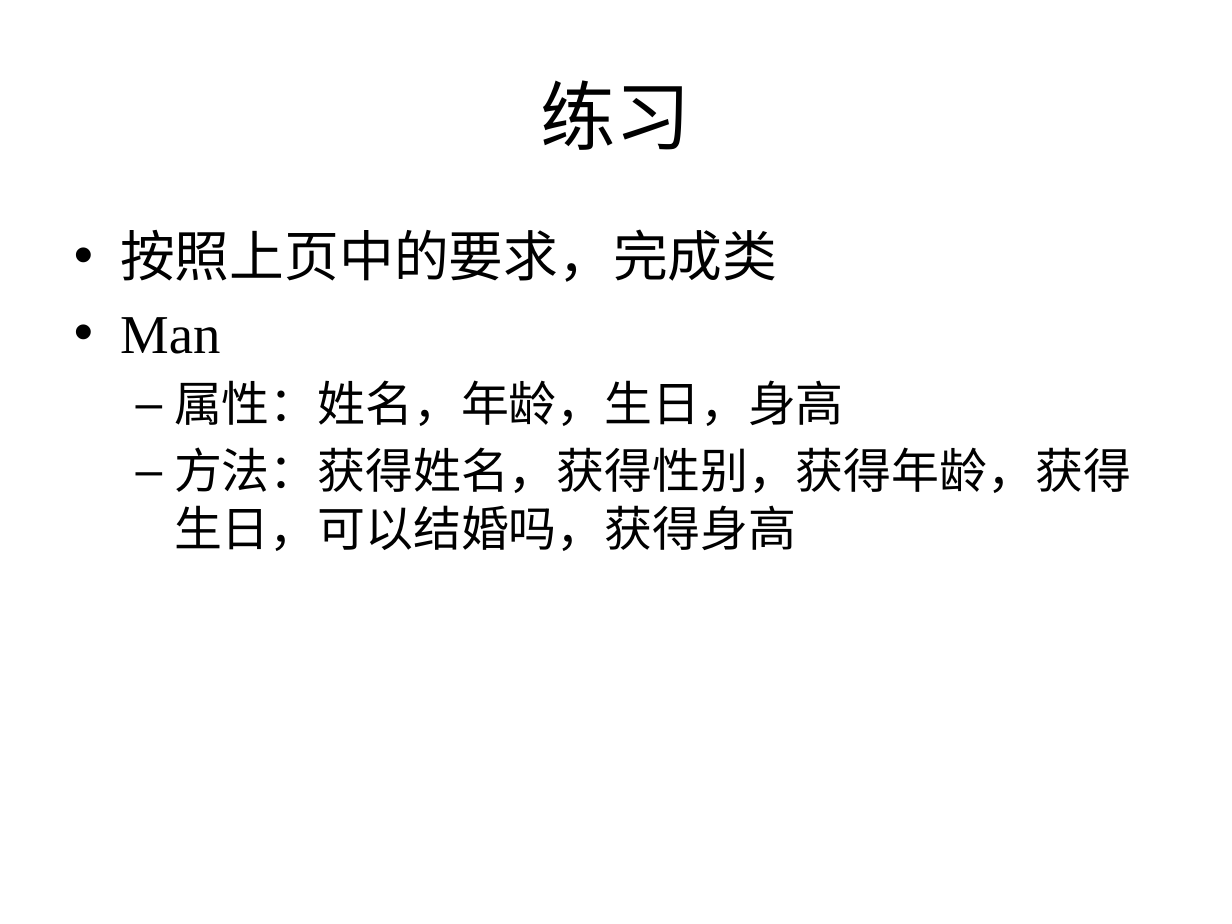
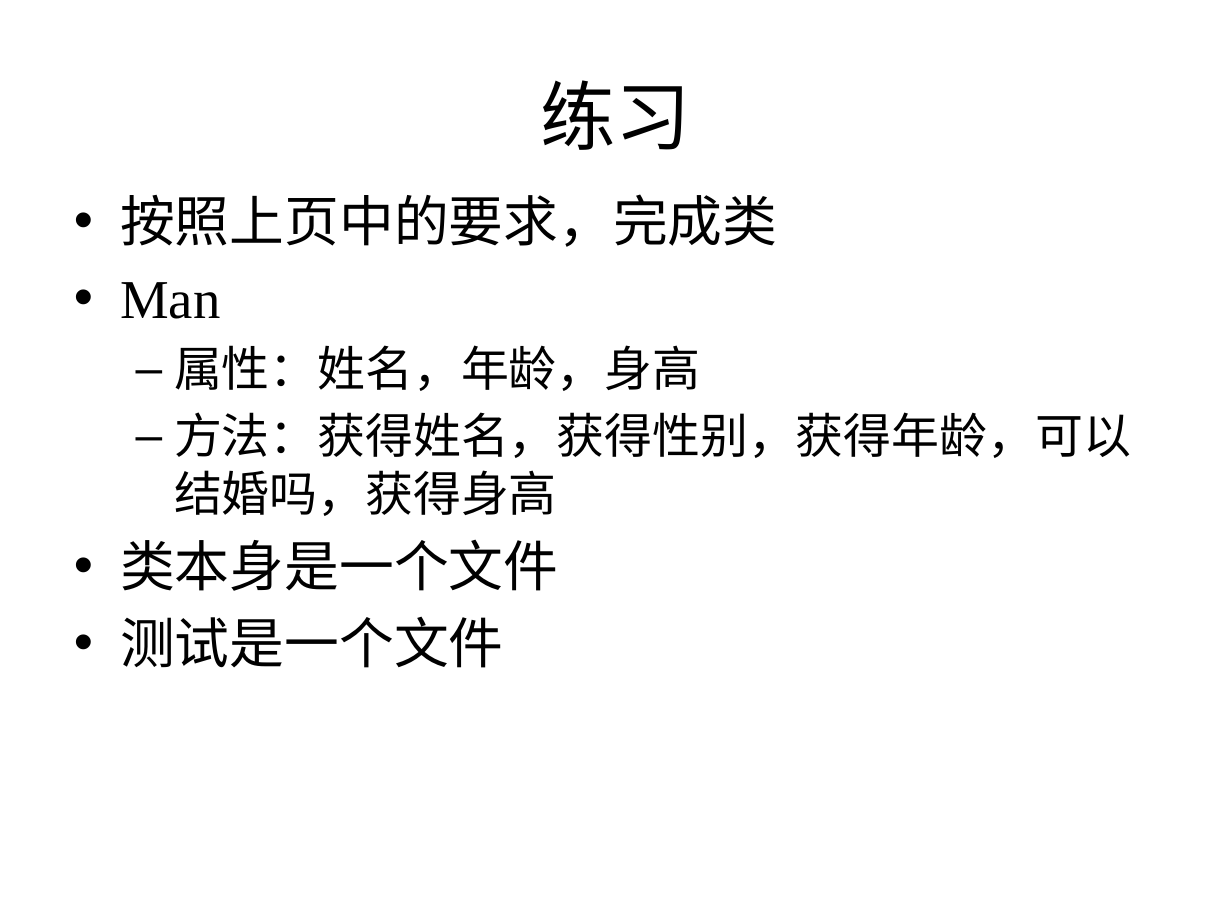
Before and after one commit to zhutao2015/JavaCourse, a slide deck: slide 9 of lesson3/class1.pptx (slide 5 before the commit). Drawn at 1232x924 pixels with LibreOffice and Linux fonts; fonts in the diff are those of the drawing. Boxes give left, top, right and bottom in pixels: in the first picture for what was removed or moved away, otherwise in the second. Text is boxed around its words. In the diff, an @@ line names an element or a change of style, - is before the commit and + after.

Commit message:
update ppt

```diff
--- a/lesson3/class1.pptx
+++ b/lesson3/class1.pptx
@@ text "按照上页中的要求，完成类": place and size @@
-text "按照上页中的要求，完成类" at box(120, 229, 1131, 551)
+text "按照上页中的要求，完成类" at box(120, 194, 1131, 668)
@@ text at box(120, 345, 1131, 668): text changed @@
-  – 属性：姓名，年龄，生日，身高
-  – 方法：获得姓名，获得性别，获得年龄，获得生日，可以结婚吗，获得身高
+  – 属性：姓名，年龄，身高
+  – 方法：获得姓名，获得性别，获得年龄，可以结婚吗，获得身高
+• 类本身是一个文件
+• 测试是一个文件
```
Also in this commit, not shown: 4 slides added.
